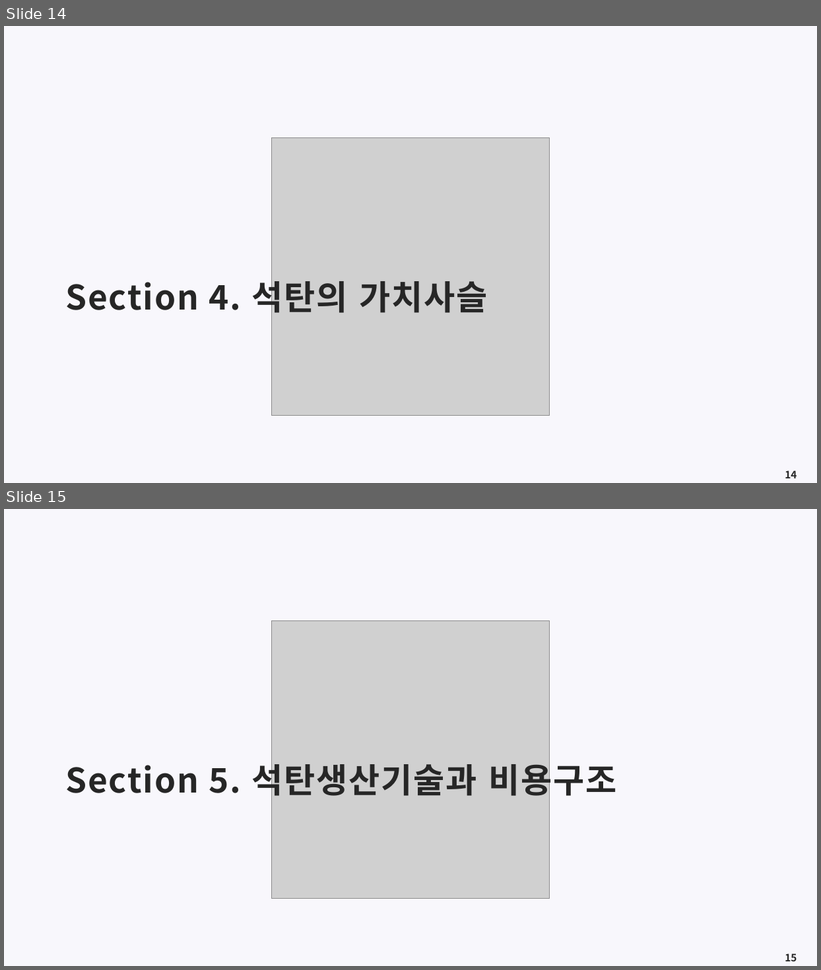
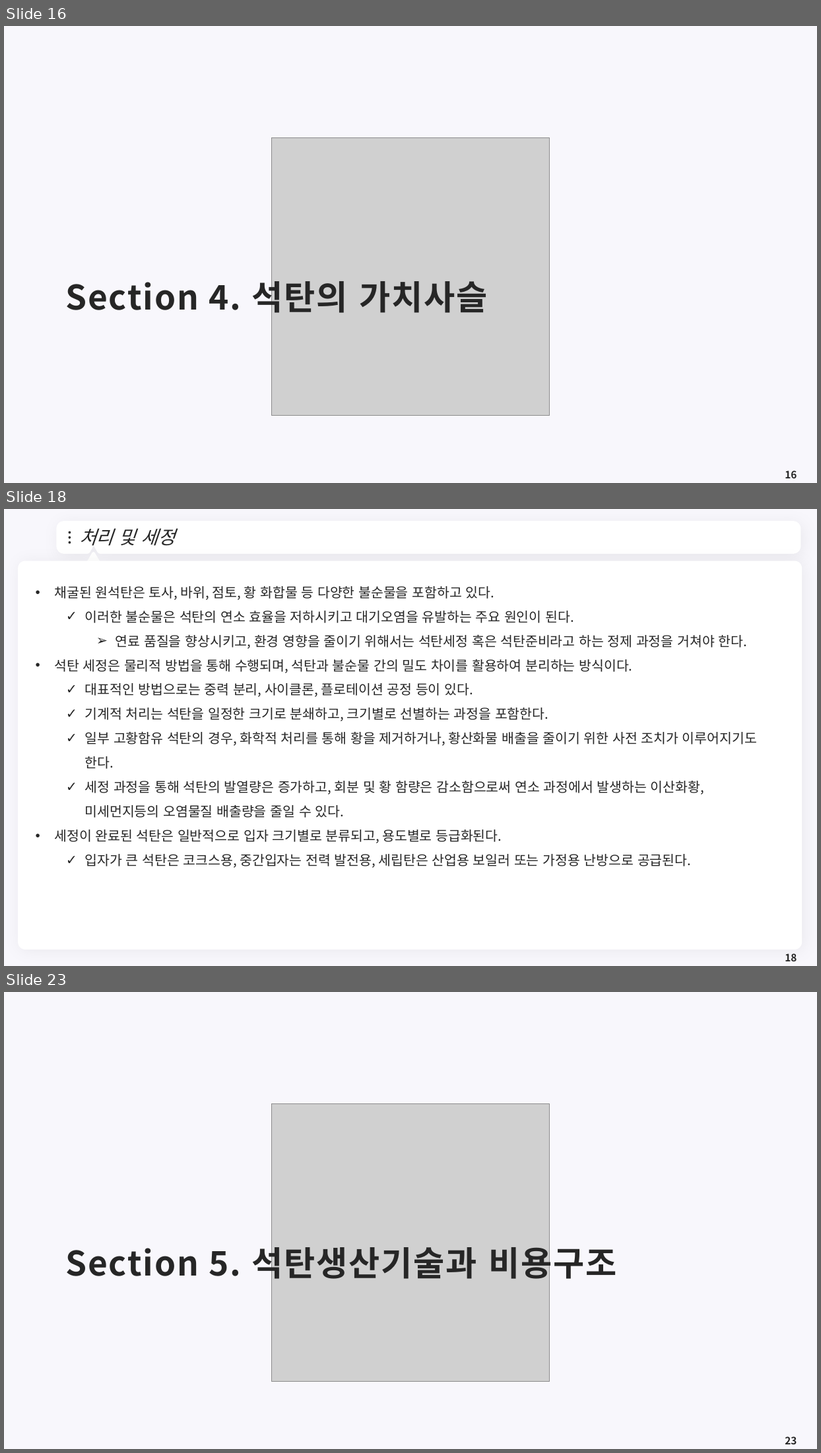
Before and after one commit to meandthey/Teaching, a slide deck: 에너지경제학/자원에너지경제학_Chapter_4 (석탄).pptx. Shown one above the other, each under a label of ours: slides 14 and 15 before the commit, slides 16, 18 and 23 after it; the slides between them are not shown. The pictures are 821x970 and 821x1453 pixels, drawn with LibreOffice and Linux fonts; fonts in the diff are those of the drawing; grey boxes stand for pictures; background and template pictures are left out. Boxes give left, top, right and bottom in pixels: in the first picture for what was removed or moved away, otherwise in the second. Text is boxed around its words. In the diff, an @@ line names an element or a change of style, - is before the commit and + after.

```diff
--- a/에너지경제학/자원에너지경제학_Chapter_4 (석탄).pptx
+++ b/에너지경제학/자원에너지경제학_Chapter_4 (석탄).pptx
@@ slide 18 added at bbox=[4, 509, 817, 966], background #F8F7FC @@
@@ freeform shape added at bbox=[59, 524, 798, 551], fill #FFFFFF, outline #FFFFFF 7.25 pt @@
@@ title added at bbox=[79, 528, 176, 546], 22 pt, text #262626, italic @@
+처리 및 세정
@@ ellipse added at bbox=[69, 531, 71, 534], fill #262626 @@
@@ ellipse added at bbox=[69, 537, 71, 539], fill #262626 @@
@@ ellipse added at bbox=[69, 541, 71, 544], fill #262626 @@
@@ freeform shape added at bbox=[781, 533, 789, 543], fill #FFFFFF @@
@@ rounded rectangle added at bbox=[18, 561, 803, 950], fill #FFFFFF @@
@@ triangle added at bbox=[86, 553, 100, 566], fill #FFFFFF, outline #FFFFFF 3.75 pt @@
@@ text added at bbox=[54, 586, 757, 868], 16 pt, text #262626 @@
+• 채굴된 원석탄은 토사, 바위, 점토, 황 화합물 등 다양한 불순물을 포함하고 있다.
+  ✓ 이러한 불순물은 석탄의 연소 효율을 저하시키고 대기오염을 유발하는 주요 원인이 된다.
+    ➢ 연료 품질을 향상시키고, 환경 영향을 줄이기 위해서는 석탄세정 혹은 석탄준비라고 하는 정제 과정을 거쳐야 한다.
+• 석탄 세정은 물리적 방법을 통해 수행되며, 석탄과 불순물 간의 밀도 차이를 활용하여 분리하는 방식이다.
+  ✓ 대표적인 방법으로는 중력 분리, 사이클론, 플로테이션 공정 등이 있다.
+  ✓ 기계적 처리는 석탄을 일정한 크기로 분쇄하고, 크기별로 선별하는 과정을 포함한다.
+  ✓ 일부 고황함유 석탄의 경우, 화학적 처리를 통해 황을 제거하거나, 황산화물 배출을 줄이기 위한 사전 조치가 이루어지기도 한다.
+  ✓ 세정 과정을 통해 석탄의 발열량은 증가하고, 회분 및 황 함량은 감소함으로써 연소 과정에서 발생하는 이산화황, 미세먼지등의 오염물질 배출량을 줄일 수 있다.
+• 세정이 완료된 석탄은 일반적으로 입자 크기별로 분류되고, 용도별로 등급화된다.
+  ✓ 입자가 큰 석탄은 코크스용, 중간입자는 전력 발전용, 세립탄은 산업용 보일러 또는 가정용 난방으로 공급된다.
@@ page number added at bbox=[785, 954, 797, 962], 12 pt, text #262626, bold @@
+18
@@ what was slide 14 is now slide 16 @@
@@ page number at bbox=[785, 471, 797, 479]: text changed @@
-14
+16
@@ what was slide 15 is now slide 23 @@
@@ page number at bbox=[785, 1437, 797, 1445]: text changed @@
-15
+23
```
Also in this commit, not shown: 4 slides changed, 11 other slides added.
